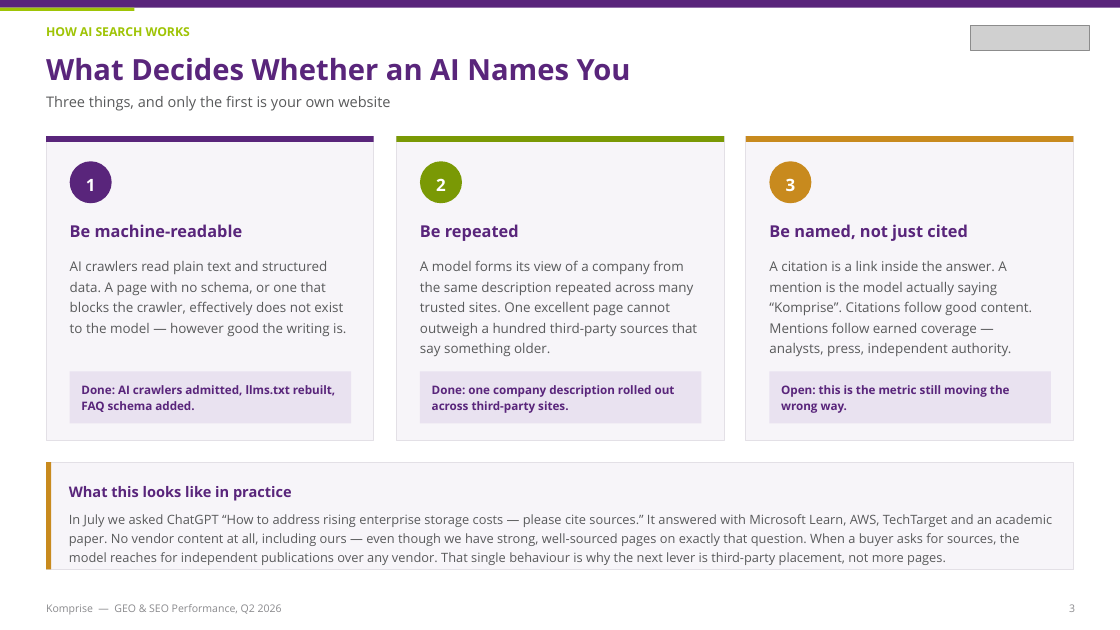
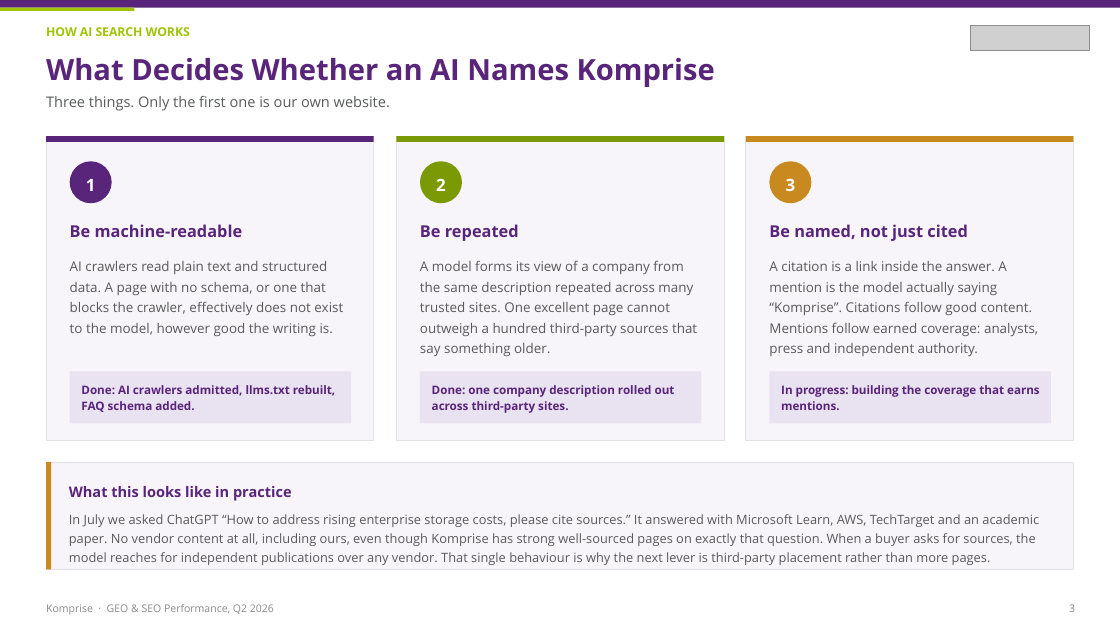
Before and after one commit to ramcc007/rcc, a slide deck: slide 3 of Komprise_GEO_SEO_Q2_2026.pptx. Drawn at 1120x630 pixels with LibreOffice and Linux fonts; fonts in the diff are those of the drawing; grey boxes stand for pictures. Boxes give left, top, right and bottom in pixels: in the first picture for what was removed or moved away, otherwise in the second. Text is boxed around its words. In the diff, an @@ line names an element or a change of style, - is before the commit and + after.

```diff
--- a/Komprise_GEO_SEO_Q2_2026.pptx
+++ b/Komprise_GEO_SEO_Q2_2026.pptx
@@ text at <box>46,58,715,87</box>: text changed @@
-What Decides Whether an AI Names You
+What Decides Whether an AI Names Komprise
@@ text at <box>46,96,390,111</box>: text changed @@
-Three things, and only the first is your own website
+Three things. Only the first one is our own website.
@@ text at <box>70,261,343,336</box>: text changed @@
-AI crawlers read plain text and structured data. A page with no schema, or one that blocks the crawler, effectively does not exist to the model — however good the writing is.
+AI crawlers read plain text and structured data. A page with no schema, or one that blocks the crawler, effectively does not exist to the model, however good the writing is.
@@ text at <box>769,261,1038,356</box>: text changed @@
-A citation is a link inside the answer. A mention is the model actually saying “Komprise”. Citations follow good content. Mentions follow earned coverage — analysts, press, independent authority.
+A citation is a link inside the answer. A mention is the model actually saying “Komprise”. Citations follow good content. Mentions follow earned coverage: analysts, press and independent authority.
@@ text at <box>781,385,1040,410</box>: text changed @@
-Open: this is the metric still moving the wrong way.
+In progress: building the coverage that earns mentions.
@@ text at <box>69,514,1039,565</box>: text changed @@
-In July we asked ChatGPT “How to address rising enterprise storage costs — please cite sources.” It answered with Microsoft Learn, AWS, TechTarget and an academic paper. No vendor content at all, including ours — even though we have strong, well-sourced pages on exactly that question. When a buyer asks for sources, the model reaches for independent publications over any vendor. That single behaviour is why the next lever is third-party placement, not more pages.
+In July we asked ChatGPT “How to address rising enterprise storage costs, please cite sources.” It answered with Microsoft Learn, AWS, TechTarget and an academic paper. No vendor content at all, including ours, even though Komprise has strong well-sourced pages on exactly that question. When a buyer asks for sources, the model reaches for independent publications over any vendor. That single behaviour is why the next lever is third-party placement rather than more pages.
@@ text at <box>46,604,274,614</box>: text changed @@
-Komprise — GEO & SEO Performance, Q2 2026
+Komprise · GEO & SEO Performance, Q2 2026
```
Also in this commit, not shown: 9 other slides changed, 3 other files.
